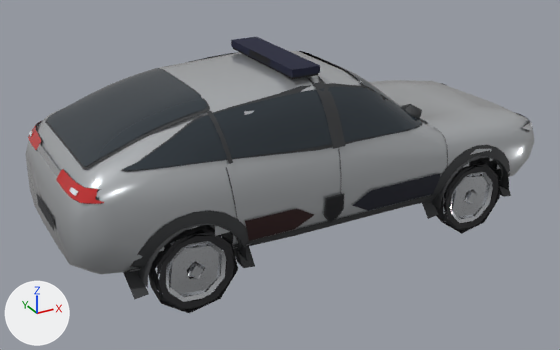
The glTF model assets/fleet/police_pn_far.glb as it was, and as the next commit left it.
Both versions are drawn from a camera (50 mm lens) standing at (-3.31, -5.74, 3.42) and looking at (-0.18, -0.05, 0.57). The axes (+X, +Y, +Z) are drawn at lower left. The lights are the same throughout. The picture after the commit comes second. Vertices at exactly the same position are counted once.

In view in the first picture: 'ArchTrim-1', 'ArchTrim-1.001', 'Body', 'Bpillar-1', 'Glass-1', 'LightBar', 'PNArrowB-1', 'PNArrowR-1', 'PNShield-1', 'PNShieldW-1', 'RearGlass', 'TailLamp', 'WheelFR', 'WheelRR' and 20 more.
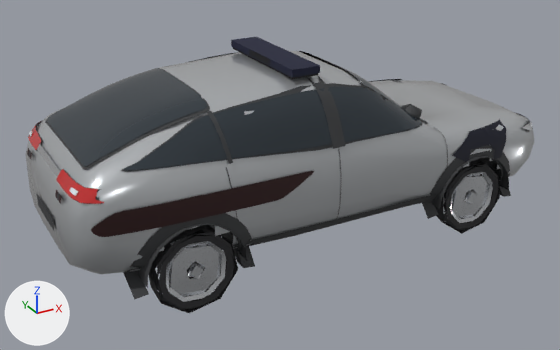
Boxes (x1, y1, x2, y2) around the edits, measured in the pictures (560 x 350 px):
'PNRed-1', added: after (91, 171, 314, 237)
'PNArrowB-1', reshaped (39% narrower, 10% taller): before (352, 173, 441, 211); after (452, 120, 506, 162)
'PNArrowR-1', deleted: before (245, 209, 314, 241)
'PNShield-1', deleted: before (325, 195, 343, 223)
'PNShieldW-1', deleted: before (323, 193, 344, 224)

The edits, one by one:
me_pnarrowb_1 is used by ob_pnarrowb_1; location (0.0, 0.0, 0.0).
me_pnarrowb_1 had 30 vertices, 34 faces and spanned x 0.015..0.94, y -0.95..-0.914, z 0.493..0.7.
me_pnarrowb_1 now has 22 vertices, 22 faces and spans x 1.05..1.772, y -0.945..-0.73, z 0.701..0.995.
me_pnarrowb_1 part 1: the whole mesh is rebuilt.
Mesh me_pnred_1 is new.
It has 55 vertices, 64 faces and spans x -2.14..-0.35, y -0.95..-0.86, z 0.81..0.99.
It uses material mat_det_001.
Object 'PNArrowR-1' (ob_pnarrowr_1) is deleted.
Object 'PNShield-1' (ob_pnshield_1) is deleted.
Object 'PNShieldW-1' (ob_pnshieldw_1) is deleted.
Object 'PNRed-1' (ob_pnred_1) is new; it shows me_pnred_1.
Its location is (0.0, 0.0, 0.0).
